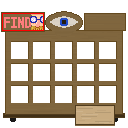
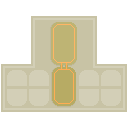
Before/after of a 128×128 layered artwork. What changed in the layer stack:
painted on "Layer 5" over (x1=1, y1=12, x2=45, y2=32)
renamed "Layer 3" to "Layer 2", painted on it over (x1=2, y1=11, x2=126, y2=126)
painted on "Layer 4" over (x1=7, y1=70, x2=121, y2=122)
renamed "Layer 7" to "Layer 1", moved it above "Background", painted on it over (x1=1, y1=14, x2=127, y2=112)
removed layer "Layer 8" over (x1=85, y1=14, x2=125, y2=30)
